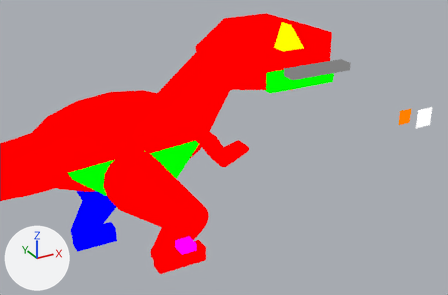
The Blender file assets-source/blender/motion/allosaurus-walk.blend: old version first, new version second.
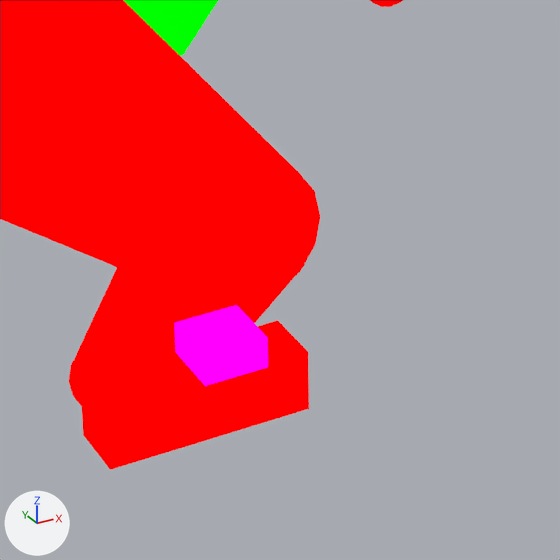
There are two pictures of each version: one whole from a camera (50 mm lens) standing at (30.7, -67.9, 45.9) and looking at (64.9, -5.8, 14.8), one close up on the part from 30% to 59% of the width and 56% to 100% of the height. Lighting does not change. The marker at lower left points along +X, +Y and +Z. The older version's two pictures come first. Both versions are drawn at full value of the shape key 'walk_07' of 'DinoTycoon_Motion_allosaurus_walk_near_claws'; the numbers are the values there.

Before the edit, the objects in view are built like this:
```python
ob_dinotycoon_motion_allosaurus_walk_near_claws = bpy.data.objects.new('DinoTycoon_Motion_allosaurus_walk_near_claws', me_dinotycoon_motion_allosaurus_walk_sample_near_claws)
ob_dinotycoon_motion_allosaurus_walk_near_claws.location = (0.0, 0.0, 0.0)
ob_dinotycoon_motion_allosaurus_walk_near_foot = bpy.data.objects.new('DinoTycoon_Motion_allosaurus_walk_near_foot', me_dinotycoon_motion_allosaurus_walk_sample_near_foot)
ob_dinotycoon_motion_allosaurus_walk_near_foot.location = (0.0, 0.0, 0.0)
ob_dinotycoon_motion_allosaurus_walk_near_tip = bpy.data.objects.new('DinoTycoon_Motion_allosaurus_walk_near_tip', me_dinotycoon_motion_allosaurus_walk_sample_near_tip)
ob_dinotycoon_motion_allosaurus_walk_near_tip.location = (0.0, 0.0, 0.0)
# also in view: 'DinoTycoon_Motion_allosaurus_walk_near_joint_0' at (53.0, -6.0, 13.0); 'DinoTycoon_Motion_allosaurus_walk_belly' at (54.7, -2.0, 12.4); 'DinoTycoon_Motion_allosaurus_walk_near_0' at (55.9, -6.0, 10.2); 'DinoTycoon_Motion_allosaurus_walk_near_joint_1' at (59.7, -6.0, 6.5); 'DinoTycoon_Motion_allosaurus_walk_near_1' at (58.2, -6.0, 4.6)
```
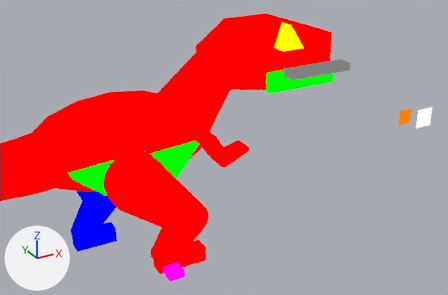
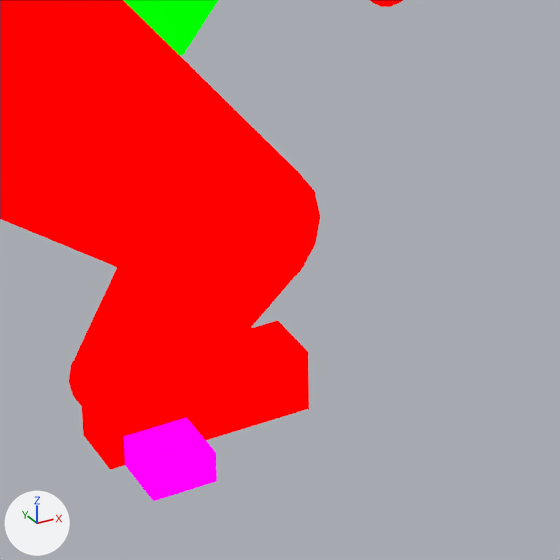
Changed parts and their boxes [x1, y1, x2, y2] in the close-ups (560 x 560 px):
'DinoTycoon_Motion_allosaurus_walk_near_claws', moved
    before: [174, 305, 268, 386]
    after: [124, 417, 217, 501]

Diff of the bpy script that builds the scene:
```diff
--- a/assets-source/blender/motion/allosaurus-walk.blend.py
+++ b/assets-source/blender/motion/allosaurus-walk.blend.py
@@ me_dinotycoon_motion_allosaurus_walk_sample_near_claws @@
 # used by ob_dinotycoon_motion_allosaurus_walk_near_claws; location = (0.0, 0.0, 0.0)
-me_dinotycoon_motion_allosaurus_walk_sample_near_claws.from_pydata(...)  # 8 vertices, 6 faces; spans x 57.25..59.25, y -9.0..-7.0, z 3.33..4.33
+me_dinotycoon_motion_allosaurus_walk_sample_near_claws.from_pydata(...)  # 8 vertices, 6 faces; spans x 55.52..57.52, y -9.0..-7.0, z 0.0..1.0
+# me_dinotycoon_motion_allosaurus_walk_sample_near_claws part 1: the whole mesh is moved by (-1.72, 0.0, -3.33)
 me_dinotycoon_motion_allosaurus_walk_sample_near_claws.materials.append(mat_dinotycoon_role_w)
```
